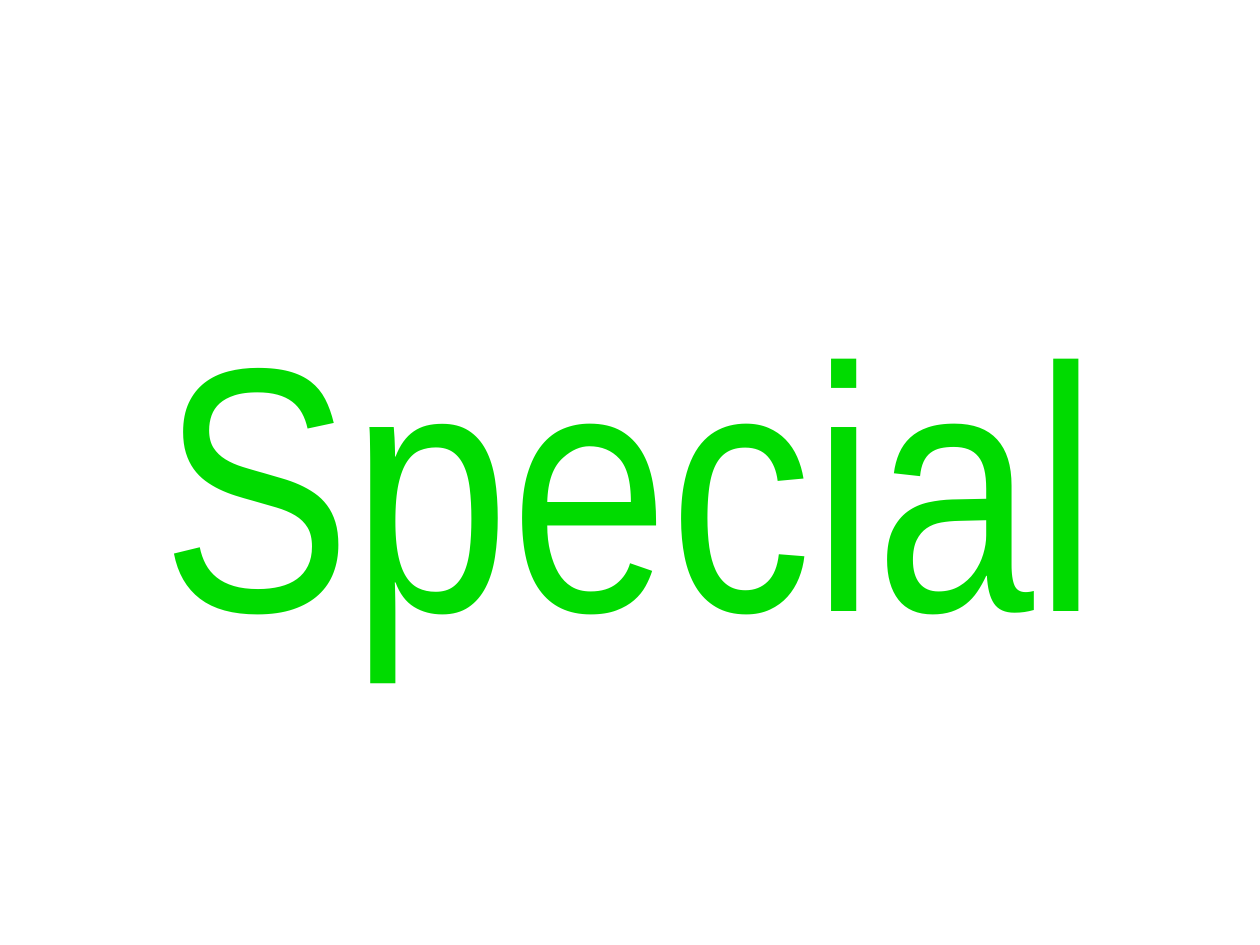
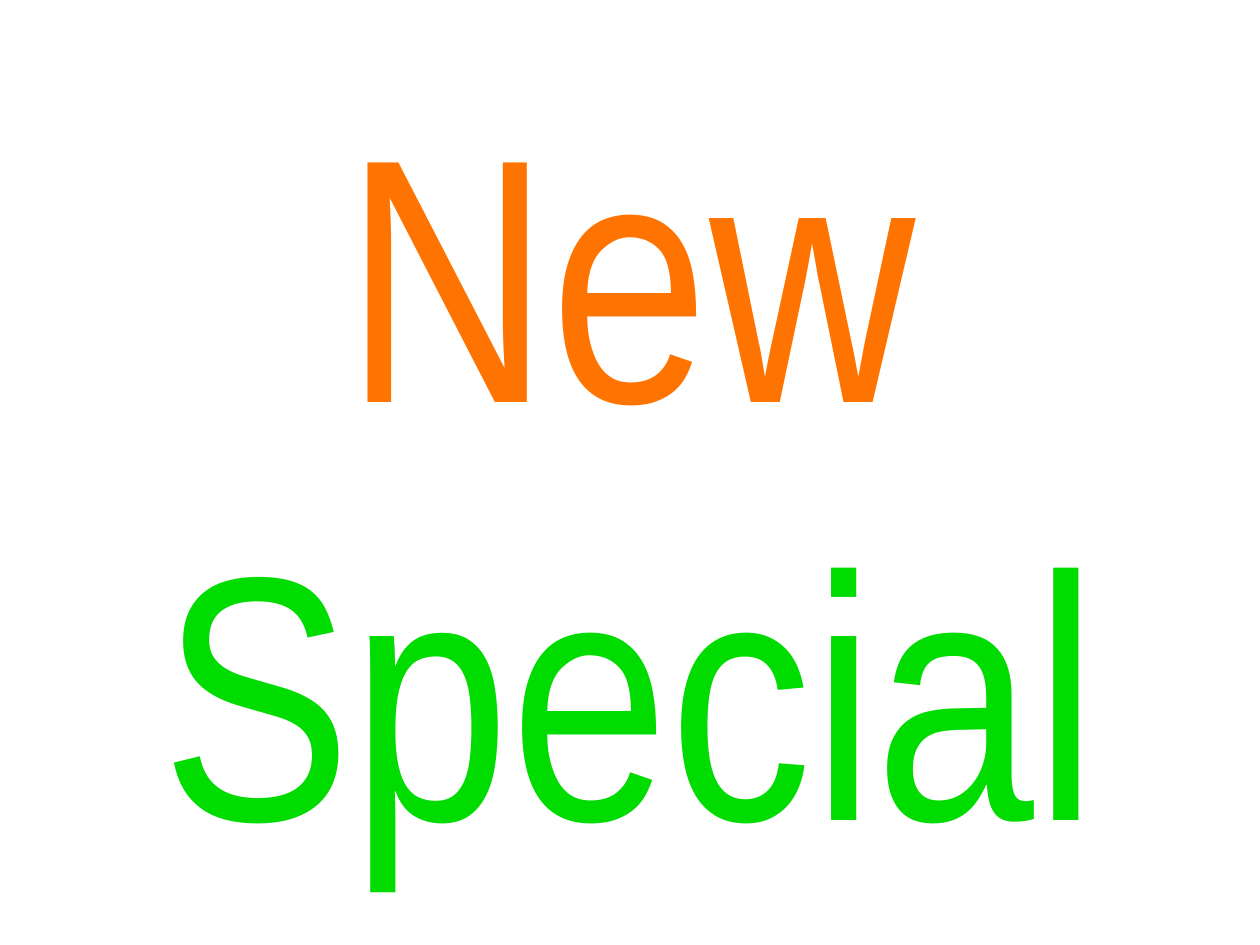
Before and after one commit to cessor/empathiccode, a slide deck: slide 55 of WeaselWords-DotnetDevCon.pptx (slide 65 before the commit). Drawn at 1260x945 pixels with LibreOffice and Linux fonts; fonts in the diff are those of the drawing. Boxes give left, top, right and bottom in pixels: in the first picture for what was removed or moved away, otherwise in the second. Text is boxed around its words. In the diff, an @@ line names an element or a change of style, - is before the commit and + after.

```diff
--- a/WeaselWords-DotnetDevCon.pptx
+++ b/WeaselWords-DotnetDevCon.pptx
@@ title at (x1=162, y1=162, x2=1098, y2=881): text changed @@
-Special
+New
+Special
```
Also in this commit, not shown: 7 other slides changed, 27 slides added, 25 slides removed, 1 other file.
